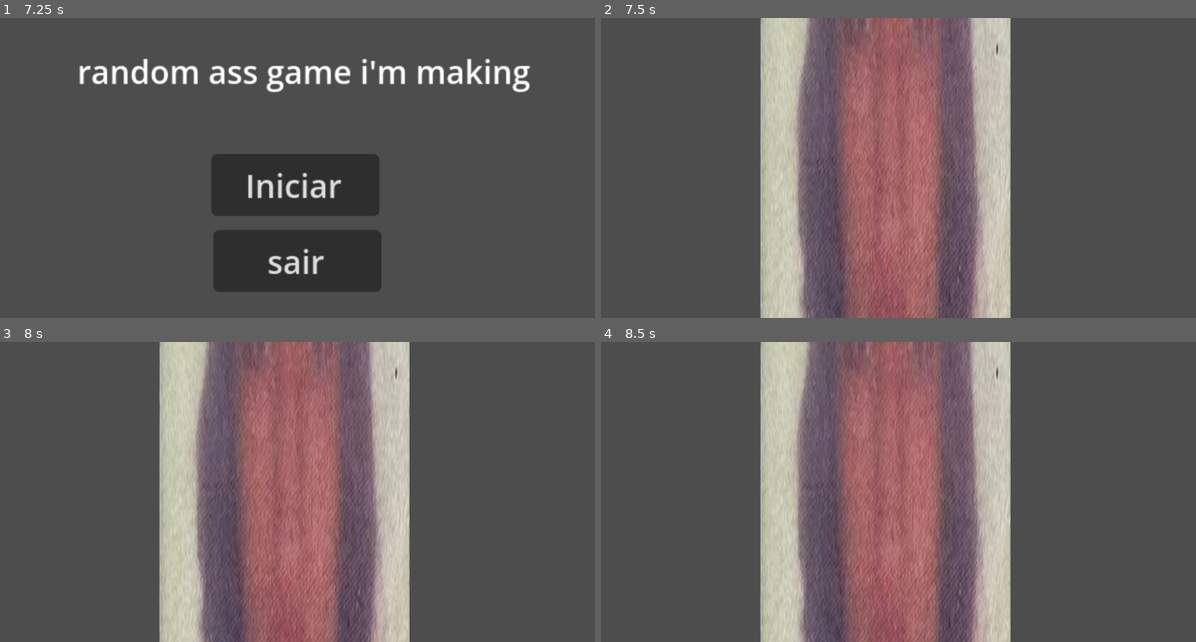
Above: before the commit, frames 1-4 (two rows, left to right).
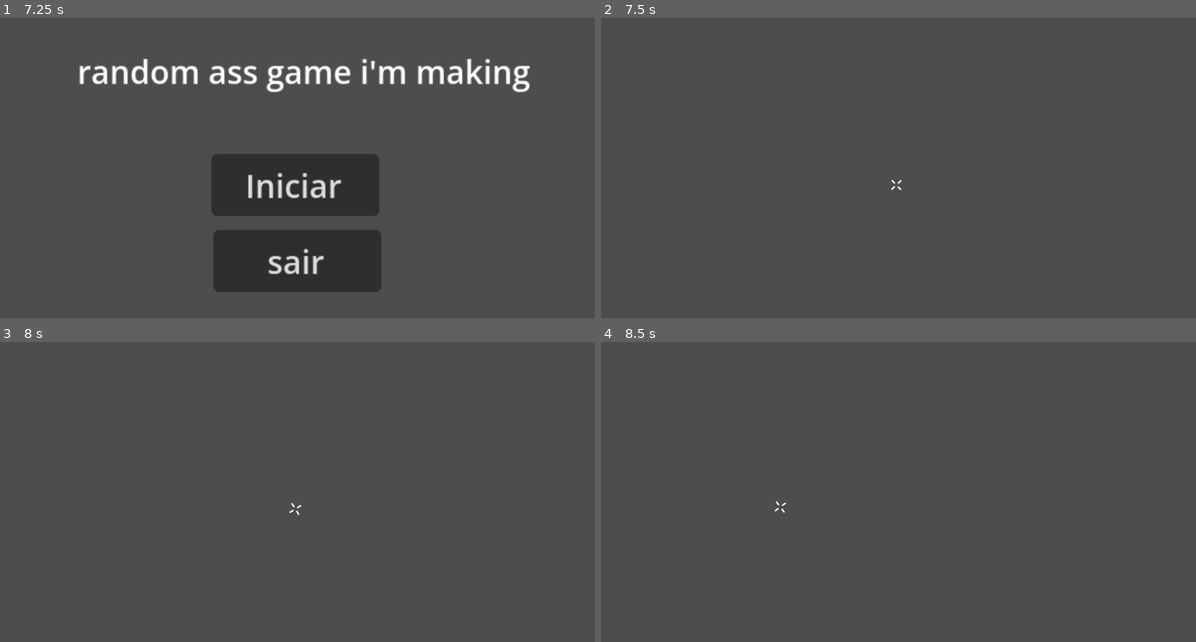
Above: after the commit, the same moments.

Repository: RaviAguiar/Projetos-Godot
Game: Godot game, scene res://cutscene.tscn
Same seed, same stepped clock (60 frames per second), same inputs: the game is played once before the commit and once after it.
Inputs (mouse positions are in pixels of both pictures, inside the frame that each line leads up to):
- Up to frame 1 (7.25 s): tap Enter at 0.5, 2, 3.5 s; move the mouse to (434, 153) at 0.52 s; tap Space at 1.25, 2.75, 4.25 s; move the mouse to (178, 183) at 1.27 s; move the mouse to (357, 102) at 2.02 s; move the mouse to (267, 228) at 2.77 s; move the mouse to (481, 213) at 3.52 s; move the mouse to (119, 123) at 4.27 s; move the mouse to (327, 168) at 5.02 s; move the mouse to (208, 93) at 5.77 s; move the mouse to (434, 153) at 6.52 s
- Up to frame 2 (7.5 s): click "Iniciar" at 7.25 s
- Up to frame 3 (8 s): no input
- Up to frame 4 (8.5 s): move the mouse to (779, 507) at 8.02 s

Frame 1 is identical in both runs. In frame 2, 37% of the frame differs, in the area x 26-69%, y 0-100%; in frame 3, 37%; in frame 4, 37%.

Commit message:
implementei cursor personalizado com animação

Diff:
--- /dev/null
+++ b/shooter_test/game.gd
@@ -0,0 +1,18 @@
+extends Node2D
+@onready var cursor: Sprite2D = $CanvasLayer/cursor
+
+# Called when the node enters the scene tree for the first time.
+func _ready() -> void:
+	Input.mouse_mode = Input.MOUSE_MODE_HIDDEN
+
+	var tween = create_tween().set_loops()
+	tween.set_trans(Tween.TRANS_SINE).set_ease(Tween.EASE_IN_OUT)
+	tween.tween_property(cursor, "rotation_degrees", 15.0, 0.9)
+	tween.tween_property(cursor, "rotation_degrees", -15.0, 0.9)
+
+# Called every frame. 'delta' is the elapsed time since the previous frame.
+func _process(delta: float) -> void:
+	cursor.position = get_viewport().get_mouse_position()
+
+func _exit_tree():
+	Input.mouse_mode = Input.MOUSE_MODE_VISIBLE
--- a/shooter_test/game.tscn
+++ b/shooter_test/game.tscn
@@ -1,10 +1,14 @@
 [gd_scene format=3 uid="uid://r3b3chv4v8qc"]
 
-[ext_resource type="Texture2D" uid="uid://dxtoryrukx6vd" path="res://bab shipudden.png" id="1_80nbo"]
+[ext_resource type="Script" uid="uid://cj37uqtkjcft6" path="res://game.gd" id="1_e2o6t"]
+[ext_resource type="Texture2D" uid="uid://bt8i5aof824qk" path="res://cursor.png" id="2_e2o6t"]
 
 [node name="Game" type="Node2D" unique_id=1243470277]
+script = ExtResource("1_e2o6t")
 
-[node name="Sprite2D" type="Sprite2D" parent="." unique_id=1592433001]
-position = Vector2(142.5, 65.49998)
-scale = Vector2(0.21777003, 1.0768156)
-texture = ExtResource("1_80nbo")
+[node name="CanvasLayer" type="CanvasLayer" parent="." unique_id=461952229]
+
+[node name="cursor" type="Sprite2D" parent="CanvasLayer" unique_id=1592433001]
+position = Vector2(236, 22)
+scale = Vector2(0.21093744, 0.21093744)
+texture = ExtResource("2_e2o6t")
Renamed: shooter_test/59.png -> shooter_test/cursor.png
Not shown, changed: shooter_test/cursor.png.import
Not shown, added: shooter_test/game.gd.uid
